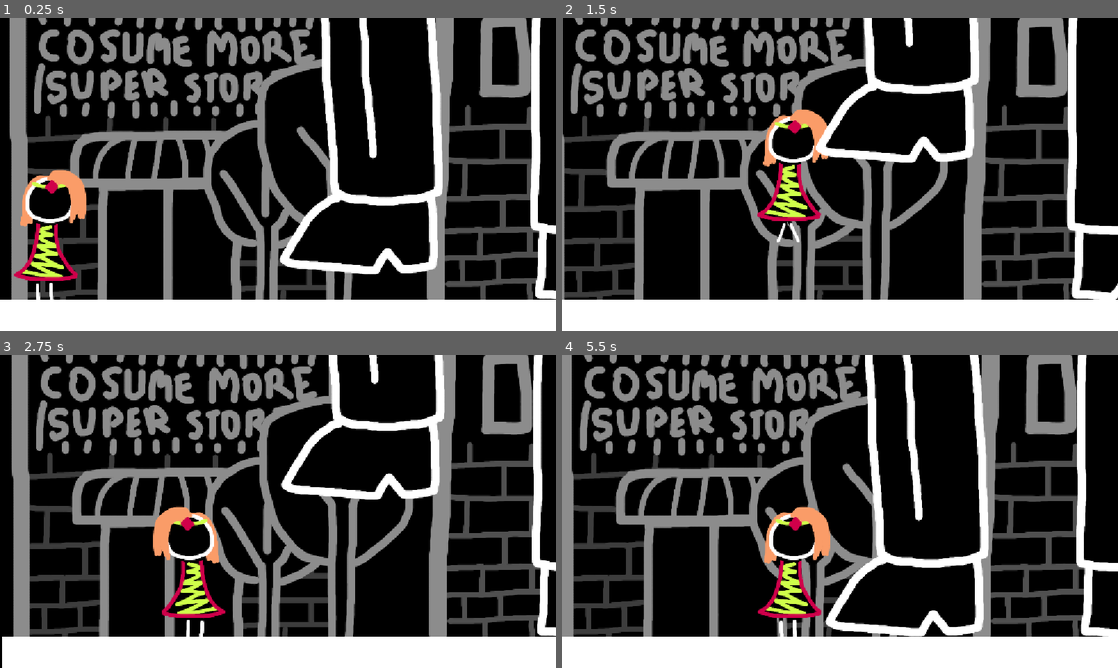
Above: before the commit, frames 1-4 (two rows, left to right).
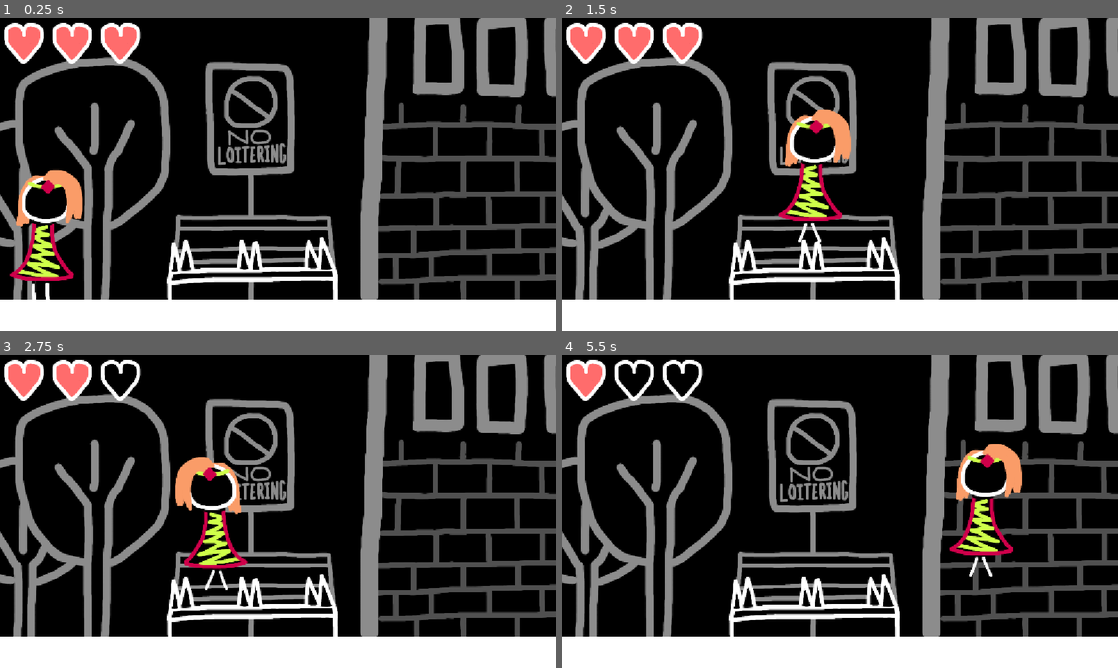
Above: after the commit, the same moments.

Repository: MarmadileManteater/I-Just-Wanted-to-Be-Younger-But-Now-I-m-Fighting-for-My-Life-Against-a-Problematic-Authority-Figure
Game: Godot game, scene res://scenes/main/game.tscn
The game is run twice, just before and just after one commit, with the same random seed, the same clock (stepped at 60 frames per second) and the same inputs. Before the commit the project starts from res://scenes/boss_1_screen_2/boss_1_screen_2.tscn.
Inputs:
- Up to frame 1 (0.25 s): no input
- Up to frame 2 (1.5 s): tap Enter (ui_accept) at 0.5, 0.77 s; hold Right (ui_right) from 0.53 s (still down)
- Up to frame 3 (2.75 s): tap Enter (ui_accept) at 1.52 s; release Right (ui_right) at 2.03 s; hold Left (ui_left) from 2.03 s (still down)
- Up to frame 4 (5.5 s): release Left (ui_left) at 2.78 s; hold Right (ui_right) 2.78-4.28 s; tap Enter (ui_accept) at 3.02, 3.77, 4.52 s; hold Left (ui_left) 4.28-5.03 s; hold Right (ui_right) from 5.03 s (still down)

The runs differ from the first frame. In frame 1, 42% of the frame differs, in the area x 0-100%, y 0-90%; in frame 2, 45%; in frame 3, 44%; in frame 4, 44%.

Commit message:
Add screen 1 of the first level

Diff:
--- a/project/project.godot
+++ b/project/project.godot
@@ -11,7 +11,7 @@
 [application]
 
 config/name="MGGJ14"
-run/main_scene="uid://bbt08jhhrbiom"
+run/main_scene="uid://d3hlqoj5tnitw"
 config/features=PackedStringArray("4.7", "GL Compatibility")
 config/icon="res://icon.svg"
 
--- /dev/null
+++ b/project/scenes/boss_1_scene_1/boss_1_scene_1.gd
@@ -0,0 +1,33 @@
+extends Node2D
+
+signal next_screen
+
+var hearts: HealthDisplay
+var willow: Willow
+
+# Called when the node enters the scene tree for the first time.
+func _ready() -> void:
+	hearts = find_child("HealthDisplay")
+	willow = find_child("Willow")
+
+# Called every frame. 'delta' is the elapsed time since the previous frame.
+func _process(delta: float) -> void:
+	pass
+
+
+func _on_spikes_damage(damage: int) -> void:
+	if not willow.invulnerable:
+		hearts.health -= damage
+		if hearts.health <= 0:
+			willow.die("disintegrate")
+		else:
+			willow.flash()
+		willow.bounce()
+
+func _next_screen(body: Node2D) -> void:
+	if body.name == willow.name:
+		var info: SceneInfo = SceneInfo.new()
+		info.name = "boss_1_screen_1"
+		info.health = hearts.health
+		info.next_scene = "boss_1_screen_2"
+		emit_signal("next_screen", info)
--- /dev/null
+++ b/project/scenes/boss_1_scene_1/boss_1_scene_1.tscn
@@ -0,0 +1,120 @@
+[gd_scene format=3 uid="uid://cil8du3un1rwe"]
+
+[ext_resource type="PackedScene" uid="uid://c8b7r642fn2vm" path="res://scenes/nested/willow/willow.tscn" id="1_0evvt"]
+[ext_resource type="Script" uid="uid://cw2lrm26x7vwu" path="res://scenes/boss_1_scene_1/boss_1_scene_1.gd" id="1_mc3rn"]
+[ext_resource type="Texture2D" uid="uid://bnq1vi8iaxwab" path="res://sprites/loitering_sign.png" id="1_oc5r7"]
+[ext_resource type="Texture2D" uid="uid://qbg6ho2etulw" path="res://sprites/building_2.png" id="2_844l2"]
+[ext_resource type="Texture2D" uid="uid://dylu5gtjlmylg" path="res://sprites/anti-human-benchastructure.png" id="3_f0cvc"]
+[ext_resource type="Texture2D" uid="uid://bxd030atqe6jm" path="res://sprites/trees.png" id="3_v0kef"]
+[ext_resource type="Script" uid="uid://bkn7otogc622h" path="res://scripts/spikes.gd" id="4_gwlkl"]
+[ext_resource type="PackedScene" uid="uid://eihccgfb2yif" path="res://scenes/nested/health_display/health_display.tscn" id="4_vnauw"]
+
+[sub_resource type="RectangleShape2D" id="RectangleShape2D_0dxmq"]
+size = Vector2(354, 67)
+
+[sub_resource type="RectangleShape2D" id="RectangleShape2D_u4npt"]
+size = Vector2(52, 33)
+
+[sub_resource type="RectangleShape2D" id="RectangleShape2D_f0cvc"]
+size = Vector2(52, 21.5)
+
+[sub_resource type="RectangleShape2D" id="RectangleShape2D_vnauw"]
+size = Vector2(52, 20.5)
+
+[sub_resource type="RectangleShape2D" id="RectangleShape2D_mc3rn"]
+size = Vector2(52, 27.5)
+
+[sub_resource type="RectangleShape2D" id="RectangleShape2D_0evvt"]
+size = Vector2(3058, 18)
+
+[sub_resource type="RectangleShape2D" id="RectangleShape2D_6wcjf"]
+size = Vector2(20, 587)
+
+[sub_resource type="RectangleShape2D" id="RectangleShape2D_fcxea"]
+size = Vector2(81, 603)
+
+[node name="Boss1Scene1" type="Node2D" unique_id=184033968]
+script = ExtResource("1_mc3rn")
+
+[node name="Building2" type="Sprite2D" parent="." unique_id=1252269711]
+position = Vector2(1114, 39)
+texture = ExtResource("2_844l2")
+
+[node name="Tree1" type="Sprite2D" parent="." unique_id=1181969581]
+position = Vector2(139, 337)
+texture = ExtResource("3_v0kef")
+
+[node name="Sign" type="Sprite2D" parent="." unique_id=147843714]
+position = Vector2(522, 315)
+texture = ExtResource("1_oc5r7")
+
+[node name="Bench" type="StaticBody2D" parent="." unique_id=649485486]
+position = Vector2(523, 464)
+
+[node name="Sprite" type="Sprite2D" parent="Bench" unique_id=1932994012]
+texture = ExtResource("3_f0cvc")
+
+[node name="CollisionShape2D" type="CollisionShape2D" parent="Bench" unique_id=644954466]
+position = Vector2(1, 84.5)
+shape = SubResource("RectangleShape2D_0dxmq")
+
+[node name="CollisionShape2D4" type="CollisionShape2D" parent="Bench" unique_id=458078762]
+position = Vector2(136, 34)
+shape = SubResource("RectangleShape2D_u4npt")
+
+[node name="CollisionShape2D3" type="CollisionShape2D" parent="Bench" unique_id=1243790217]
+position = Vector2(-6, 34)
+shape = SubResource("RectangleShape2D_u4npt")
+
+[node name="CollisionShape2D2" type="CollisionShape2D" parent="Bench" unique_id=33378597]
+position = Vector2(-147, 34)
+shape = SubResource("RectangleShape2D_u4npt")
+
+[node name="Spikes" type="Area2D" parent="Bench" unique_id=46371194]
+script = ExtResource("4_gwlkl")
+
+[node name="CollisionShape2D3" type="CollisionShape2D" parent="Bench/Spikes" unique_id=535082091]
+position = Vector2(-6, 6.75)
+shape = SubResource("RectangleShape2D_f0cvc")
+
+[node name="CollisionShape2D2" type="CollisionShape2D" parent="Bench/Spikes" unique_id=702572395]
+position = Vector2(-147, 7.25)
+shape = SubResource("RectangleShape2D_vnauw")
+
+[node name="CollisionShape2D4" type="CollisionShape2D" parent="Bench/Spikes" unique_id=714202940]
+position = Vector2(136, 3.75)
+shape = SubResource("RectangleShape2D_mc3rn")
+
+[node name="Willow" parent="." unique_id=1438157277 instance=ExtResource("1_0evvt")]
+position = Vector2(87, 434)
+starting_direction = 1
+
+[node name="Floor" type="StaticBody2D" parent="." unique_id=2125406527]
+position = Vector2(4, 629)
+
+[node name="VisibleRectangle" type="Polygon2D" parent="Floor" unique_id=2103810858]
+position = Vector2(-3, -40)
+polygon = PackedVector2Array(-1, -5, 1730.8972, -5, 2189, -5, 2189, 44, 2189, 86, -1, 86)
+
+[node name="Shape" type="CollisionShape2D" parent="Floor" unique_id=172147478]
+position = Vector2(1153, -32)
+shape = SubResource("RectangleShape2D_0evvt")
+
+[node name="HealthDisplay" parent="." unique_id=336033771 instance=ExtResource("4_vnauw")]
+
+[node name="LeftBoundary" type="StaticBody2D" parent="." unique_id=462512415]
+position = Vector2(39, 348)
+
+[node name="CollisionShape2D" type="CollisionShape2D" parent="LeftBoundary" unique_id=1930039593]
+position = Vector2(0, -58.5)
+shape = SubResource("RectangleShape2D_6wcjf")
+
+[node name="Area2D" type="Area2D" parent="." unique_id=805914570]
+position = Vector2(1306, 432)
+
+[node name="CollisionShape2D" type="CollisionShape2D" parent="Area2D" unique_id=2132106500]
+position = Vector2(-30.5, -147.5)
+shape = SubResource("RectangleShape2D_fcxea")
+
+[connection signal="damage" from="Bench/Spikes" to="." method="_on_spikes_damage"]
+[connection signal="body_entered" from="Area2D" to="." method="_next_screen"]
--- a/project/scenes/boss_1_screen_2/boss_1_screen_2.gd
+++ b/project/scenes/boss_1_screen_2/boss_1_screen_2.gd
@@ -3,11 +3,13 @@
 var boss_feet: BossFeet
 var willow: Willow
 var dolly: Dolly
+var hearts: HealthDisplay
 
 func _ready() -> void:
 	boss_feet = find_child("BossFeet")
 	willow = find_child("Willow")
 	dolly = find_child("Dolly")
+	hearts = dolly.find_child("HealthDisplay")
 
 	dolly.lock(willow)
 
@@ -16,4 +18,5 @@
 	boss_feet.animation_player.play("Stomp")
 
 func _on_crush():
+	hearts.health = 0
 	willow.die("crushed")
--- a/project/scenes/boss_1_screen_2/boss_1_screen_2.tscn
+++ b/project/scenes/boss_1_screen_2/boss_1_screen_2.tscn
@@ -7,6 +7,7 @@
 [ext_resource type="PackedScene" uid="uid://c8b7r642fn2vm" path="res://scenes/nested/willow/willow.tscn" id="5_bxlmp"]
 [ext_resource type="PackedScene" uid="uid://cffis6tr16e14" path="res://scenes/nested/boss_feet/boss_feet.tscn" id="6_osdak"]
 [ext_resource type="PackedScene" uid="uid://be0maisut5gpu" path="res://scenes/nested/dolly/dolly.tscn" id="7_mi7i8"]
+[ext_resource type="PackedScene" uid="uid://eihccgfb2yif" path="res://scenes/nested/health_display/health_display.tscn" id="8_nheft"]
 
 [sub_resource type="RectangleShape2D" id="RectangleShape2D_6wcjf"]
 size = Vector2(3058, 18)
@@ -14,7 +15,10 @@
 [sub_resource type="RectangleShape2D" id="RectangleShape2D_u4npt"]
 size = Vector2(44, 585)
 
-[node name="ScreenTest" type="Node2D" unique_id=1805475824]
+[sub_resource type="RectangleShape2D" id="RectangleShape2D_mi7i8"]
+size = Vector2(20, 587)
+
+[node name="Boss1Scene2" type="Node2D" unique_id=1805475824]
 script = ExtResource("1_mi7i8")
 
 [node name="Building1" type="Sprite2D" parent="." unique_id=285545498]
@@ -43,6 +47,9 @@
 [node name="Dolly" parent="." unique_id=1452481412 instance=ExtResource("7_mi7i8")]
 position = Vector2(575, 324)
 
+[node name="HealthDisplay" parent="Dolly" unique_id=336033771 instance=ExtResource("8_nheft")]
+position = Vector2(-427, -274)
+
 [node name="Floor" type="StaticBody2D" parent="." unique_id=703340070]
 position = Vector2(4, 629)
 
@@ -70,3 +77,10 @@
 [node name="Shape" type="CollisionShape2D" parent="RightCameraBoundary" unique_id=1706587209]
 position = Vector2(1195, 297)
 shape = SubResource("RectangleShape2D_u4npt")
+
+[node name="LeftBoundary" type="StaticBody2D" parent="." unique_id=536863821]
+position = Vector2(39, 348)
+
+[node name="CollisionShape2D" type="CollisionShape2D" parent="LeftBoundary" unique_id=203155996]
+position = Vector2(0, -58.5)
+shape = SubResource("RectangleShape2D_mi7i8")
--- /dev/null
+++ b/project/scenes/main/game.gd
@@ -0,0 +1,23 @@
+extends Node2D
+
+var scene: Node2D
+
+# Called when the node enters the scene tree for the first time.
+func _ready() -> void:
+	scene = preload("res://scenes/boss_1_scene_1/boss_1_scene_1.tscn").instantiate()
+	add_child(scene)
+	scene.connect("next_screen", _next_screen)
+	pass # Replace with function body.
+
+# Called every frame. 'delta' is the elapsed time since the previous frame.
+func _process(delta: float) -> void:
+	pass
+
+func _next_screen(info: SceneInfo) -> void:
+	var next_scene = load("res://scenes/" + info.next_scene + "/" + info.next_scene + ".tscn").instantiate()
+	scene.disconnect("next_screen", _next_screen)
+	remove_child(scene)
+	scene = next_scene
+	add_child(scene)
+	scene.hearts.health = info.health
+	scene.connect("next_screen", _next_screen)
--- /dev/null
+++ b/project/scenes/main/game.tscn
@@ -0,0 +1,6 @@
+[gd_scene format=3 uid="uid://d3hlqoj5tnitw"]
+
+[ext_resource type="Script" uid="uid://d2aj66r05vvh5" path="res://scenes/main/game.gd" id="1_ma5rq"]
+
+[node name="Game" type="Node2D" unique_id=1279552812]
+script = ExtResource("1_ma5rq")
--- /dev/null
+++ b/project/scenes/nested/health_display/health_display.gd
@@ -0,0 +1,32 @@
+extends Node2D
+
+class_name HealthDisplay
+
+@export var health: int = 3
+
+var heart1: AnimatedSprite2D
+var heart2: AnimatedSprite2D
+var heart3: AnimatedSprite2D
+
+# Called when the node enters the scene tree for the first time.
+func _ready() -> void:
+	heart1 = find_child("Heart1")
+	heart2 = find_child("Heart2")
+	heart3 = find_child("Heart3")
+
+# Called every frame. 'delta' is the elapsed time since the previous frame.
+func _process(delta: float) -> void:
+	if health >= 3:
+		heart3.animation = "full"
+	else:
+		heart3.animation = "empty"
+
+	if health >= 2:
+		heart2.animation = "full"
+	else:
+		heart2.animation = "empty"
+
+	if health >= 1:
+		heart1.animation = "full"
+	else:
+		heart1.animation = "empty"
--- /dev/null
+++ b/project/scenes/nested/health_display/health_display.tscn
@@ -0,0 +1,50 @@
+[gd_scene format=3 uid="uid://eihccgfb2yif"]
+
+[ext_resource type="Script" uid="uid://7t6ipoq3hr1x" path="res://scenes/nested/health_display/health_display.gd" id="1_k3p77"]
+[ext_resource type="Texture2D" uid="uid://5tp13jyxfim" path="res://sprites/heart_empty.png" id="1_kfopn"]
+[ext_resource type="Texture2D" uid="uid://rs4xy7lqbobq" path="res://sprites/heart_full.png" id="2_k3p77"]
+
+[sub_resource type="AtlasTexture" id="AtlasTexture_ht7ta"]
+atlas = ExtResource("1_kfopn")
+region = Rect2(0, 0, 100, 100)
+
+[sub_resource type="AtlasTexture" id="AtlasTexture_1c7c0"]
+atlas = ExtResource("2_k3p77")
+region = Rect2(0, 0, 100, 100)
+
+[sub_resource type="SpriteFrames" id="SpriteFrames_0dxmq"]
+animations = [{
+"frames": [{
+"duration": 1.0,
+"texture": SubResource("AtlasTexture_ht7ta")
+}],
+"loop": 1,
+"name": &"empty",
+"speed": 5.0
+}, {
+"frames": [{
+"duration": 1.0,
+"texture": SubResource("AtlasTexture_1c7c0")
+}],
+"loop": 1,
+"name": &"full",
+"speed": 5.0
+}]
+
+[node name="HealthDisplay" type="Node2D" unique_id=336033771]
+position = Vector2(150, 50)
+script = ExtResource("1_k3p77")
+
+[node name="Heart1" type="AnimatedSprite2D" parent="." unique_id=929188165]
+position = Vector2(-100, 0)
+sprite_frames = SubResource("SpriteFrames_0dxmq")
+animation = &"full"
+
+[node name="Heart2" type="AnimatedSprite2D" parent="." unique_id=456771399]
+sprite_frames = SubResource("SpriteFrames_0dxmq")
+animation = &"full"
+
+[node name="Heart3" type="AnimatedSprite2D" parent="." unique_id=963332461]
+position = Vector2(100, 0)
+sprite_frames = SubResource("SpriteFrames_0dxmq")
+animation = &"full"
--- a/project/scenes/nested/willow/willow.gd
+++ b/project/scenes/nested/willow/willow.gd
@@ -8,18 +8,26 @@
 
 enum DIRECTION { LEFT, RIGHT }
 @export var starting_direction: DIRECTION
+@export var invulnerable: bool = false
 
 var is_running: bool = false
 var is_dying: bool = false
 var gravity_enabled: bool = true
 var sprite: AnimatedSpriteExtension
 var shape: CollisionShape2D
+var animation_player: AnimationPlayer
 
 func change_animation(name: String) -> void:
 	sprite.change_animation(name)
 
 func play(name: String) -> void:
 	sprite.play(name)
+
+func bounce() -> void:
+	velocity.y = JUMP_VELOCITY
+
+func flash() -> void:
+	animation_player.play("Flash")
 
 func die(method: String) -> void:
 	is_dying = true
@@ -32,6 +40,7 @@
 func _ready() -> void:
 	sprite = find_child("Sprite")
 	shape = find_child("Shape")
+	animation_player = find_child("AnimationPlayer")
 	sprite.flip_h = starting_direction == DIRECTION.RIGHT
 
 func _input(event: InputEvent) -> void:
--- a/project/scenes/nested/willow/willow.tscn
+++ b/project/scenes/nested/willow/willow.tscn
@@ -5,6 +5,7 @@
 [ext_resource type="Texture2D" uid="uid://b3fwln755erg1" path="res://sprites/willow_mg_crush_animation_1.png" id="2_1gub3"]
 [ext_resource type="Texture2D" uid="uid://bh17uswntqtwb" path="res://sprites/willow_mg_walk_animation_1.png" id="2_cf4f7"]
 [ext_resource type="Texture2D" uid="uid://dewhu0dbsgn6p" path="res://sprites/willow_mg_jump_animation_1.png" id="3_30s3t"]
+[ext_resource type="Texture2D" uid="uid://dklqx8dc7uc87" path="res://sprites/willow_mg_disintegrate_animation_1.png" id="4_fce71"]
 [ext_resource type="Script" uid="uid://dkkdd3f8mas32" path="res://scripts/animated_sprite2d.gd" id="5_bxhn5"]
 
 [sub_resource type="AtlasTexture" id="AtlasTexture_fce71"]
@@ -29,6 +30,18 @@
 
 [sub_resource type="AtlasTexture" id="AtlasTexture_m71og"]
 atlas = ExtResource("1_6t4lk")
+region = Rect2(400, 0, 200, 300)
+
+[sub_resource type="AtlasTexture" id="AtlasTexture_acr3p"]
+atlas = ExtResource("4_fce71")
+region = Rect2(0, 0, 200, 300)
+
+[sub_resource type="AtlasTexture" id="AtlasTexture_gfl7v"]
+atlas = ExtResource("4_fce71")
+region = Rect2(200, 0, 200, 300)
+
+[sub_resource type="AtlasTexture" id="AtlasTexture_bfglh"]
+atlas = ExtResource("4_fce71")
 region = Rect2(400, 0, 200, 300)
 
 [sub_resource type="AtlasTexture" id="AtlasTexture_bxhn5"]
@@ -87,6 +100,20 @@
 "loop": 1,
 "name": &"default",
 "speed": 5.0
+}, {
+"frames": [{
+"duration": 1.0,
+"texture": SubResource("AtlasTexture_acr3p")
+}, {
+"duration": 1.0,
+"texture": SubResource("AtlasTexture_gfl7v")
+}, {
+"duration": 1.0,
+"texture": SubResource("AtlasTexture_bfglh")
+}],
+"loop": 0,
+"name": &"disintegrate",
+"speed": 25.0
 }, {
 "frames": [{
 "duration": 1.0,
@@ -128,11 +155,72 @@
 
 [sub_resource type="RectangleShape2D" id="RectangleShape2D_0dxmq"]
 
+[sub_resource type="Animation" id="Animation_fce71"]
+resource_name = "Flash"
+tracks/0/type = "value"
+tracks/0/imported = false
+tracks/0/enabled = true
+tracks/0/path = NodePath(".:visible")
+tracks/0/interp = 1
+tracks/0/loop_wrap = true
+tracks/0/keys = {
+"times": PackedFloat32Array(0, 0.03333334, 0.13333334, 0.26666668, 0.3990571, 0.4, 0.5323904, 0.66572374, 0.6677555),
+"transitions": PackedFloat32Array(1, 1, 1, 1, 1, 1, 1, 1, 1),
+"update": 1,
+"values": [true, false, true, false, true, true, false, true, true]
+}
+tracks/1/type = "value"
+tracks/1/imported = false
+tracks/1/enabled = true
+tracks/1/path = NodePath(".:invulnerable")
+tracks/1/interp = 1
+tracks/1/loop_wrap = true
+tracks/1/keys = {
+"times": PackedFloat32Array(0, 1),
+"transitions": PackedFloat32Array(1, 1),
+"update": 1,
+"values": [true, false]
+}
+
+[sub_resource type="Animation" id="Animation_6js4h"]
+length = 0.001
+tracks/0/type = "value"
+tracks/0/imported = false
+tracks/0/enabled = true
+tracks/0/path = NodePath(".:visible")
+tracks/0/interp = 1
+tracks/0/loop_wrap = true
+tracks/0/keys = {
+"times": PackedFloat32Array(0),
+"transitions": PackedFloat32Array(1),
+"update": 1,
+"values": [true]
+}
+tracks/1/type = "value"
+tracks/1/imported = false
+tracks/1/enabled = true
+tracks/1/path = NodePath(".:invulnerable")
+tracks/1/interp = 1
+tracks/1/loop_wrap = true
+tracks/1/keys = {
+"times": PackedFloat32Array(0),
+"transitions": PackedFloat32Array(1),
+"update": 1,
+"values": [false]
+}
+
+[sub_resource type="AnimationLibrary" id="AnimationLibrary_65i1c"]
+_data = {
+&"Flash": SubResource("Animation_fce71"),
+&"RESET": SubResource("Animation_6js4h")
+}
+
 [node name="Willow" type="CharacterBody2D" unique_id=1438157277]
 script = ExtResource("1_nwiua")
 
 [node name="Sprite" type="AnimatedSprite2D" parent="." unique_id=187946079]
 sprite_frames = SubResource("SpriteFrames_kds0v")
+animation = &"disintegrate"
 autoplay = "default"
 script = ExtResource("5_bxhn5")
 
@@ -142,3 +230,6 @@
 
 [node name="CollisionShape2D" type="CollisionShape2D" parent="." unique_id=2029675936]
 shape = SubResource("RectangleShape2D_0dxmq")
+
+[node name="AnimationPlayer" type="AnimationPlayer" parent="." unique_id=1812485073]
+libraries/ = SubResource("AnimationLibrary_65i1c")
--- /dev/null
+++ b/project/scripts/scene_info.gd
@@ -0,0 +1,6 @@
+
+class_name SceneInfo
+
+var name: String
+var health: int = 3
+var next_scene: String
--- /dev/null
+++ b/project/scripts/spikes.gd
@@ -0,0 +1,36 @@
+extends Area2D
+
+signal damage
+
+@export var character_name = "Willow"
+@export var sharpness: int = 1
+
+var damage_interval: Timer
+
+# Called when the node enters the scene tree for the first time.
+func _ready() -> void:
+	body_entered.connect(_on_body_entered)
+	body_exited.connect(_on_body_exited)
+	pass # Replace with function body.
+
+
+# Called every frame. 'delta' is the elapsed time since the previous frame.
+func _process(delta: float) -> void:
+	pass
+
+func emit_damage():
+	emit_signal("damage", sharpness)
+
+func _on_body_entered(node: Node2D) -> void:
+	if node.name == character_name:
+		emit_damage()
+		damage_interval = Timer.new()
+		add_child(damage_interval)
+		damage_interval.connect("timeout", emit_damage)
+		damage_interval.start(0.1)
+
+func _on_body_exited(node: Node2D) -> void:
+	if node.name == character_name:
+		damage_interval.stop()
+		damage_interval.free()
+		damage_interval = null
Not shown, added: project/scenes/boss_1_scene_1/boss_1_scene_1.gd.uid
Not shown, added: project/scenes/main/game.gd.uid
Not shown, added: project/scenes/nested/health_display/health_display.gd.uid
Not shown, added: project/scripts/scene_info.gd.uid
Not shown, added: project/scripts/spikes.gd.uid
Binary file added: project/sprites/anti-human-benchastructure.png
Not shown, added: project/sprites/anti-human-benchastructure.png.import
Binary file added: project/sprites/heart_empty.png
Not shown, added: project/sprites/heart_empty.png.import
Binary file added: project/sprites/heart_full.png
Not shown, added: project/sprites/heart_full.png.import
Binary file added: project/sprites/loitering_sign.png
(and 7 more such lines)
